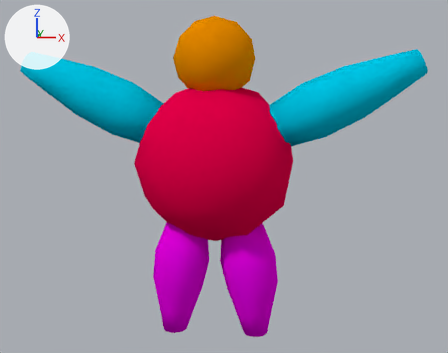
An edit to the Blender file samples/bigboi.blend, drawn before and after from the same camera.
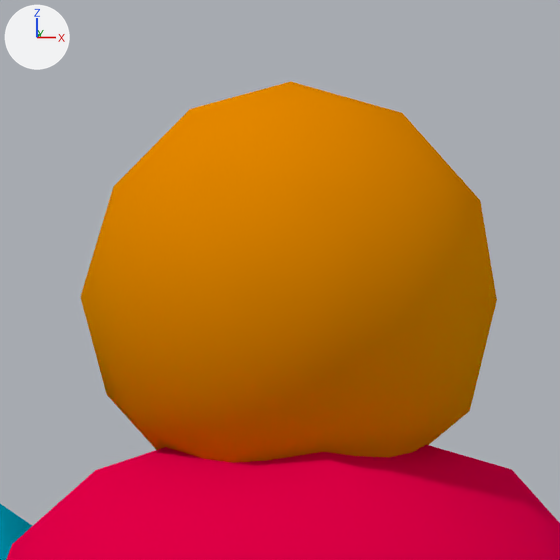
There are two pictures of each version: one whole from a 50 mm camera at (2.17, -15.04, 1.95) aimed at (0.22, 0.03, -0.36), one close up on the part from 35% to 60% of the width and 0% to 31% of the height. The axes (+X, +Y, +Z) are drawn at upper left. The lights are the same throughout.
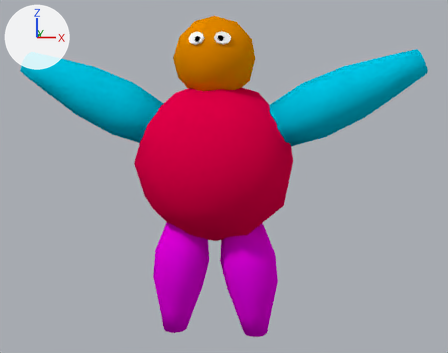
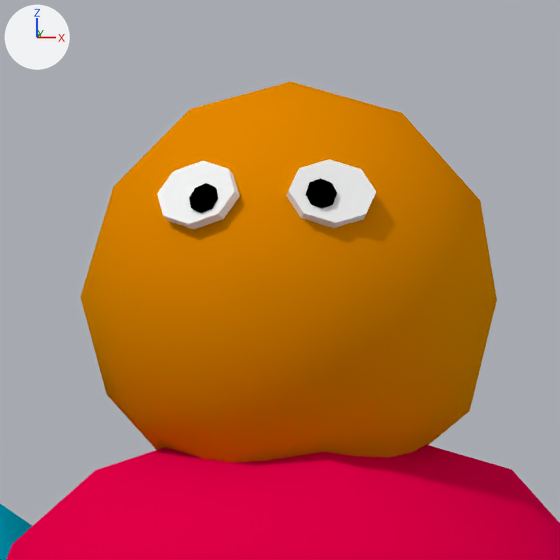
What differs and where, as boxes [x1, y1, x2, y2] in the close-ups (560 x 560 px):
part 1 of me_cube, added (black)
    after: [189, 183, 218, 213]
part 2 of me_cube, added
    after: [157, 161, 240, 229]
part 3 of me_cube, added
    after: [286, 159, 376, 228]
part 4 of me_cube, added (black)
    after: [306, 178, 337, 209]

The change, as a list of edits to the scene's bpy script:
```text
Add mat_eye:
    mat_eye = diffuse_material('Eye')
    mat_eye.base_color = (1.0, 1.0, 1.0)  # white #ffffff
Add mat_pupil:
    mat_pupil = diffuse_material('Pupil')
    mat_pupil.base_color = (0.0, 0.0, 0.0)  # black #000000
Change me_cube:
    used by ob_cube; location = (0.0, 0.0, 0.0)
    remove me_cube.from_pydata(...)  # 244 vertices, 296 faces; spans x -4.86..4.96, y -1.6..1.6, z -4.36..3.5
    add me_cube.from_pydata(...)  # 308 vertices, 336 faces; spans x -4.86..4.96, y -1.6..1.6, z -4.36..3.5
    me_cube part 1: a new loose piece of 16 vertices spanning x -0.33..-0.19, y -0.93..-0.83, z 2.83..2.98, in mat_pupil (black #000000)
    me_cube part 2: a new loose piece of 16 vertices spanning x -0.5..-0.1, y -0.94..-0.71, z 2.77..3.08, in mat_eye (white #ffffff)
    me_cube part 3: a new loose piece of 16 vertices spanning x 0.1..0.5, y -0.94..-0.71, z 2.77..3.08, in mat_eye (white #ffffff)
    me_cube part 4: a new loose piece of 16 vertices spanning x 0.19..0.33, y -0.92..-0.82, z 2.85..2.99, in mat_pupil (black #000000)
    add me_cube.materials.append(mat_eye)  # white #ffffff
    add me_cube.materials.append(mat_pupil)  # black #000000
```
